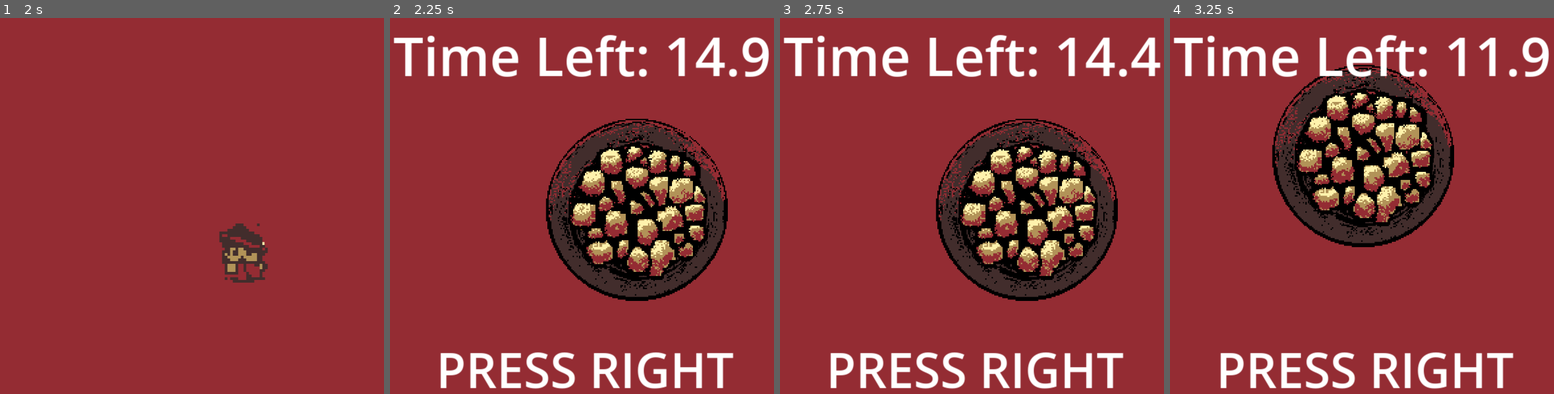
Above: before the commit, frames 1-4 (left to right).
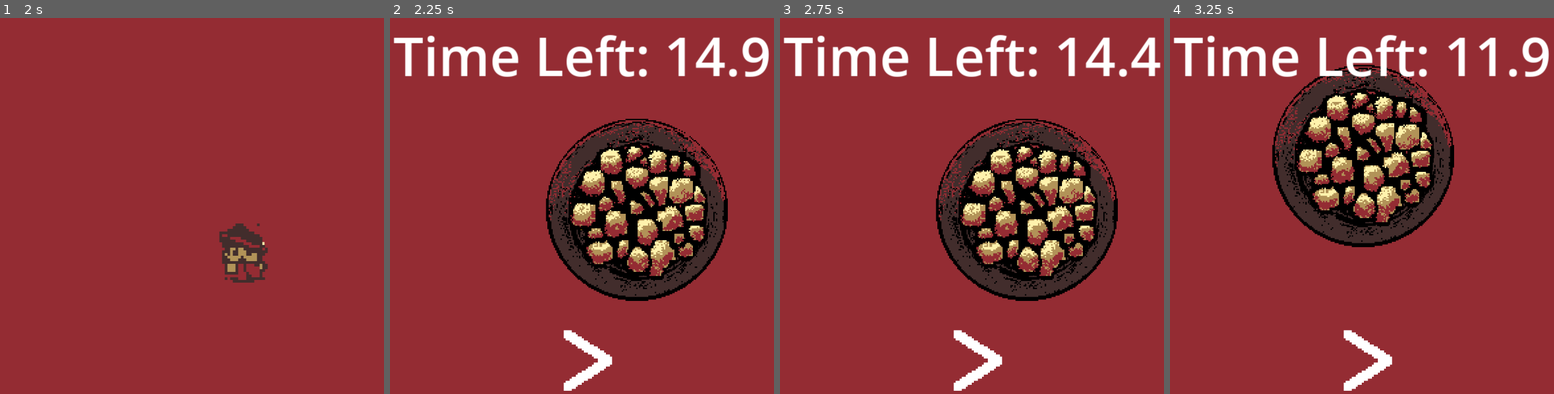
Above: after the commit, the same moments.

Repository: SamFrancis084/OldGoldGBGame
Game: Godot game, scene res://Scenes/walking game_scene.tscn
Two runs of this game, one before a commit and one after it. Both use one fixed random seed, a clock stepped at 60 frames per second and the inputs below.
Inputs:
- Up to frame 1 (2 s): hold D (Right) 0.53-1.28 s; tap E (Interact) at 0.6, 1.35 s; hold S (Down) from 1.28 s (still down)
- Up to frame 2 (2.25 s): release S (Down) at 2.03 s; hold D (Right) from 2.03 s (still down); tap E (Interact) at 2.1 s
- Up to frame 3 (2.75 s): keep holding D (Right)
- Up to frame 4 (3.25 s): release D (Right) at 2.78 s; hold W (Up) from 2.78 s (still down); tap E (Interact) at 2.85 s

Frame 1 is identical in both runs. In frame 2, 3.6% of the frame differs, in the area x 13-90%, y 82-100%; in frame 3, 3.6%; in frame 4, 3.6%.

Commit message:
test arrow sprites instead of text

Diff:
--- a/old-gold-game/Scenes/test_scene.tscn
+++ b/old-gold-game/Scenes/test_scene.tscn
@@ -6,6 +6,7 @@
 [ext_resource type="AudioStream" uid="uid://jeni1go0bsvq" path="res://Assets/Audio/timer.wav" id="3_x033f"]
 [ext_resource type="Texture2D" uid="uid://p24buj3wy5vj" path="res://Assets/Sprites/NewPan.png" id="4_x033f"]
 [ext_resource type="Texture2D" uid="uid://3d2654ij61of" path="res://Assets/Sprites/Dirt-Sheet-106x109px.png" id="6_x033f"]
+[ext_resource type="Texture2D" uid="uid://bbion6lugbmi" path="res://Assets/Sprites/Arrows.png" id="7_rdbpf"]
 
 [sub_resource type="Animation" id="Animation_hb2xm"]
 length = 0.001
@@ -45,7 +46,7 @@
 &"victory_sway": SubResource("Animation_ak5v8")
 }
 
-[node name="TestScene" type="Node2D" unique_id=1618907069 node_paths=PackedStringArray("pan_sprite", "gold_sprite", "dirt_sprite", "victory_screen", "name_label", "shadow_label", "label", "time_left", "item_tr")]
+[node name="TestScene" type="Node2D" unique_id=1618907069 node_paths=PackedStringArray("pan_sprite", "gold_sprite", "dirt_sprite", "victory_screen", "arrow_sprite", "name_label", "shadow_label", "label", "time_left", "item_tr")]
 script = ExtResource("1_hb2xm")
 gold_follow_damp = 5.0
 dirt_follow_damp = 15.0
@@ -57,6 +58,8 @@
 max_time = 15.0
 sift_stream = ExtResource("2_ak5v8")
 timer_stream = ExtResource("3_x033f")
+using_arrows = true
+arrow_sprite = NodePath("ArrowSprite2D")
 name_label = NodePath("CanvasLayer/VictoryControl/ItemNameLabel")
 shadow_label = NodePath("CanvasLayer/VictoryControl/ShadowLabel")
 label = NodePath("CanvasLayer/Control/ButtonLabel")
@@ -83,6 +86,15 @@
 hframes = 3
 region_rect = Rect2(0, 0, 106, 109)
 
+[node name="ArrowSprite2D" type="Sprite2D" parent="." unique_id=687829540]
+z_index = 1
+texture_filter = 3
+position = Vector2(0, 279)
+scale = Vector2(3.7499998, 3.75)
+texture = ExtResource("7_rdbpf")
+hframes = 2
+vframes = 2
+
 [node name="CanvasLayer" type="CanvasLayer" parent="." unique_id=1753702141]
 
 [node name="Control" type="Control" parent="CanvasLayer" unique_id=761072809]
@@ -94,6 +106,7 @@
 grow_vertical = 2
 
 [node name="ButtonLabel" type="Label" parent="CanvasLayer/Control" unique_id=1860468028]
+visible = false
 layout_mode = 1
 anchors_preset = 7
 anchor_left = 0.5
@@ -123,6 +136,7 @@
 horizontal_alignment = 1
 
 [node name="VictoryControl" type="Control" parent="CanvasLayer" unique_id=1708991034]
+visible = false
 layout_mode = 3
 anchors_preset = 15
 anchor_right = 1.0
--- a/old-gold-game/Scripts/Panner.gd
+++ b/old-gold-game/Scripts/Panner.gd
@@ -40,6 +40,8 @@
 var tick_timer : float = 0.0
 
 @export_category("UI")
+@export var using_arrows : bool = false
+@export var arrow_sprite : Sprite2D
 @export var name_label : Label
 @export var shadow_label : Label
 @export var label : Label
@@ -51,6 +53,9 @@
 	#testing
 	current_item = ItemHolder.give_random_item()
 	gold_sprite.texture = current_item.sprite
+
+	arrow_sprite.visible = using_arrows
+	label.visible = !using_arrows
 
 	timer = max_time
 	victory_screen.visible = false
@@ -124,19 +129,31 @@
 func button_tracker():
 	match desired_button:
 		av_buttons.LEFT:
-			label.text = "PRESS LEFT"
+			if using_arrows:
+				arrow_sprite.frame = 1
+			else:
+				label.text = "PRESS LEFT"
 			desired_string = "Left"
 
 		av_buttons.RIGHT:
-			label.text = "PRESS RIGHT"
+			if using_arrows:
+				arrow_sprite.frame = 3
+			else:
+				label.text = "PRESS RIGHT"
 			desired_string = "Right"
 
 		av_buttons.UP:
-			label.text = "PRESS UP"
+			if using_arrows:
+				arrow_sprite.frame = 0
+			else:
+				label.text = "PRESS UP"
 			desired_string = "Up"
 
 		av_buttons.DOWN:
-			label.text = "PRESS DOWN"
+			if using_arrows:
+				arrow_sprite.frame = 2
+			else:
+				label.text = "PRESS DOWN"
 			desired_string = "Down"
 
 
Binary file added: old-gold-game/Assets/Sprites/Arrows.png
Not shown, added: old-gold-game/Assets/Sprites/Arrows.png.import
